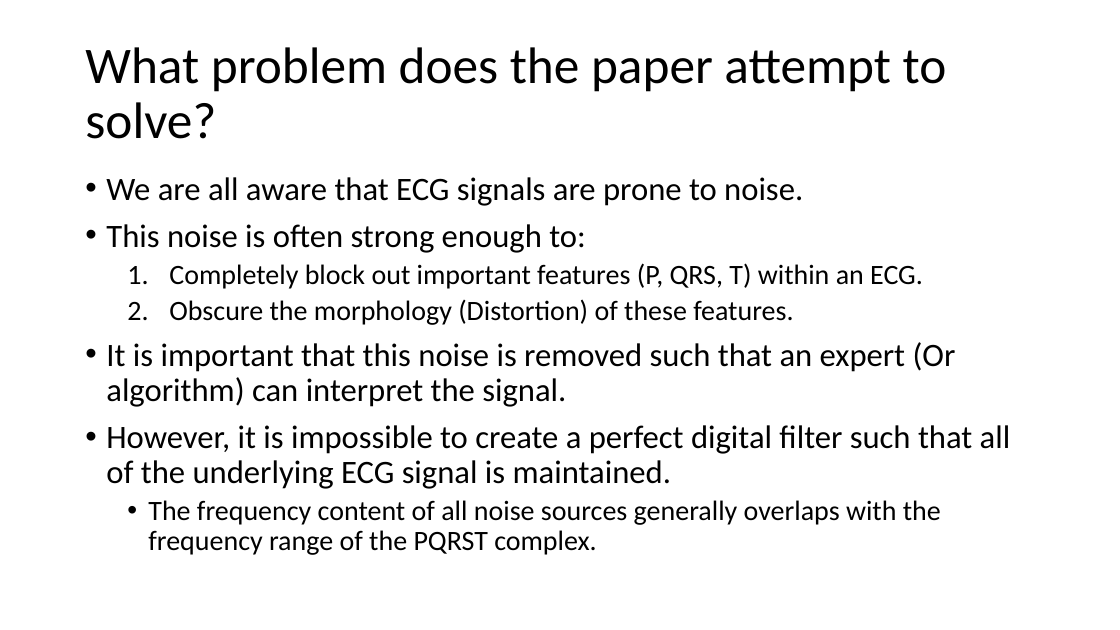
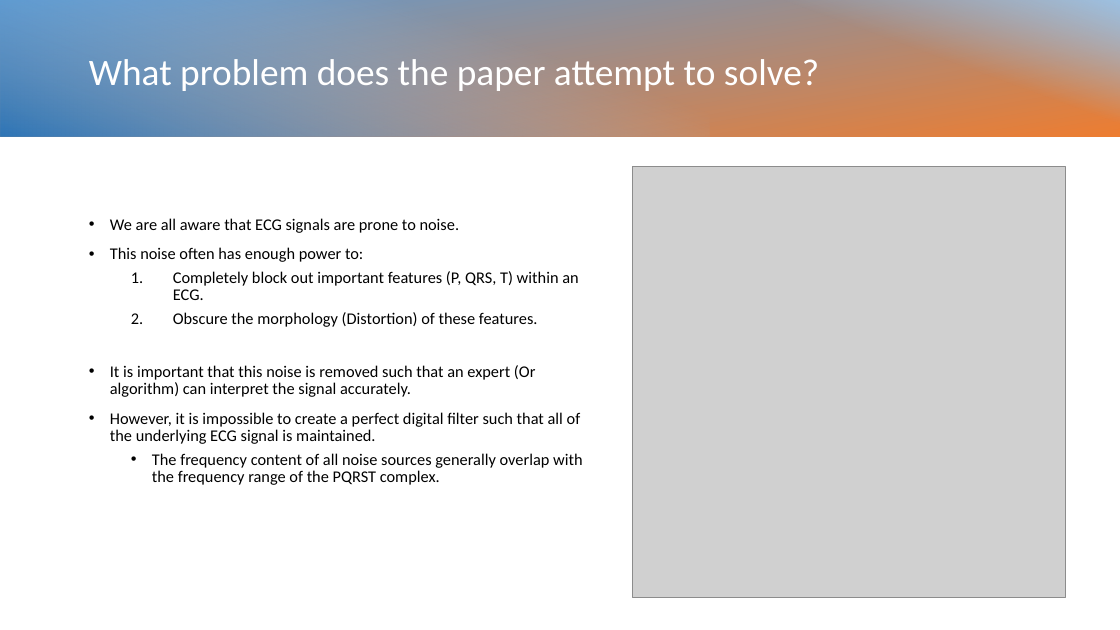
Before and after one commit to ben120-web/MSc-Project, a slide deck: slide 3 of Electrode Motion Denoising/reports/DeepLearningElectrodeMotionRemoval.pptx. Drawn at 1120x630 pixels with LibreOffice and Linux fonts; fonts in the diff are those of the drawing; grey boxes stand for pictures. Boxes give left, top, right and bottom in pixels: in the first picture for what was removed or moved away, otherwise in the second. Text is boxed around its words. In the diff, an @@ line names an element or a change of style, - is before the commit and + after.

Commit message:
Updates to presentation

```diff
--- a/Electrode Motion Denoising/reports/DeepLearningElectrodeMotionRemoval.pptx
+++ b/Electrode Motion Denoising/reports/DeepLearningElectrodeMotionRemoval.pptx
@@ rectangle added at [0,0,1120,137], fill gradient #5B9BD5 to #ED7D31 @@
@@ rectangle added at [0,0,709,137], fill gradient #9DC3E6 to #2E75B6 @@
@@ title "What problem does the paper ..." at [89,59,819,91]: size 44 to 32 pt, text colour #000000 to #FFFFFF @@
@@ rectangle added at [656,0,1120,137], fill gradient #9DC3E6 @@
@@ picture added at [633,166,1065,597] @@
@@ text "We are all aware that ...": place and size @@
-text "We are all aware that ..." at [106,177,1011,555]
+text "We are all aware that ..." at [110,218,583,485]
@@ text at [110,218,581,444]: size 28 to 14 pt in "We are all aware that ECG signals ...", "However, it is impossible to create a ..."; size 24 to 14 pt in "Completely block out important features (P, QRS, ...", "Obscure the morphology (Distortion) of these features." @@
@@ text at [110,247,363,262]: text changed; size 28 to 14 pt @@
-• This noise is often strong enough to:
+• This noise often has enough power to:
@@ text at [110,365,535,397]: text changed; size 28 to 14 pt @@
-• It is important that this noise is removed such that an expert (Or algorithm) can interpret the signal.
+• It is important that this noise is removed such that an expert (Or algorithm) can interpret the signal accurately.
@@ text at [152,453,583,485]: text changed; size 24 to 14 pt @@
-  • The frequency content of all noise sources generally overlaps with the frequency range of the PQRST complex.
+  • The frequency content of all noise sources generally overlap with the frequency range of the PQRST complex.
```
Also in this commit, not shown: 7 other slides changed.
